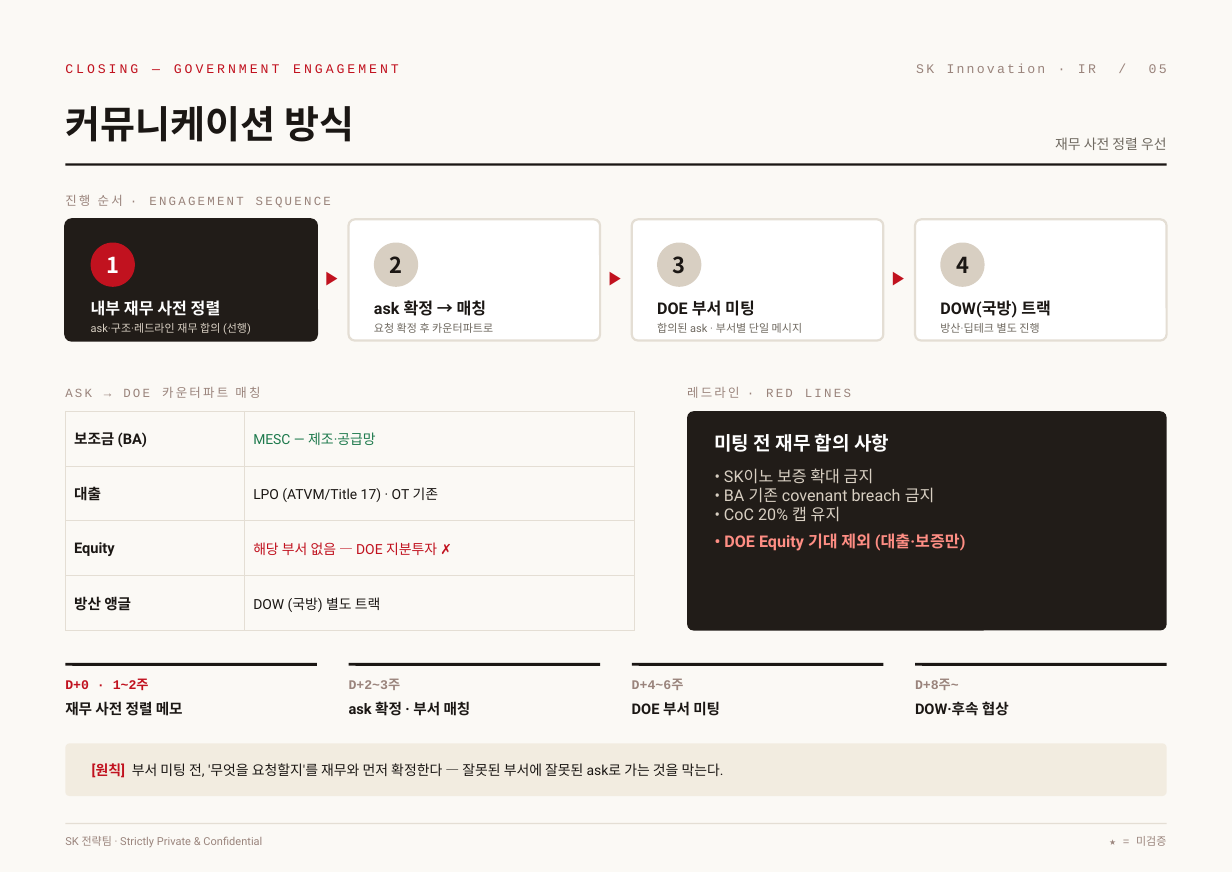
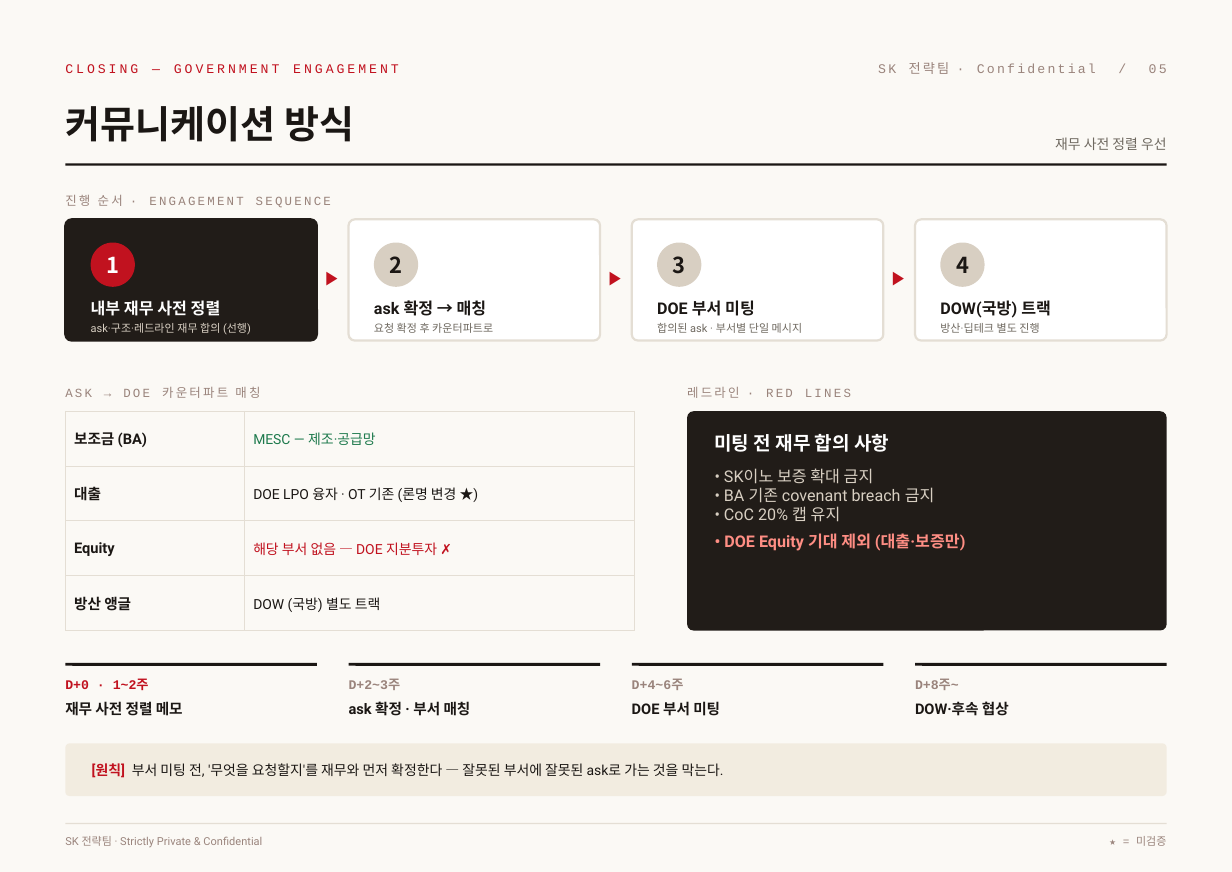
Before and after one commit to ljmcoal-gif/bm-x7k2, a slide deck: slide 5 of sk_valuation_project/output/SK_Funding_v3_editable.pptx. Drawn at 1232x872 pixels with LibreOffice and Linux fonts; fonts in the diff are those of the drawing. Boxes give left, top, right and bottom in pixels: in the first picture for what was removed or moved away, otherwise in the second. Text is boxed around its words. In the diff, an @@ line names an element or a change of style, - is before the commit and + after.

```diff
--- a/sk_valuation_project/output/SK_Funding_v3_editable.pptx
+++ b/sk_valuation_project/output/SK_Funding_v3_editable.pptx
@@ text at (878, 62, 1167, 74): text changed @@
-SK Innovation · IR / 05
+SK 전략팀 · Confidential / 05
@@ table at (65, 411, 634, 616) @@
-row 2, column 2: LPO (ATVM/Title 17) · OT 기존
+row 2, column 2: DOE LPO 융자 · OT 기존 (론명 변경 ★)
```
Also in this commit, not shown: 3 other slides changed, 4 other files.
